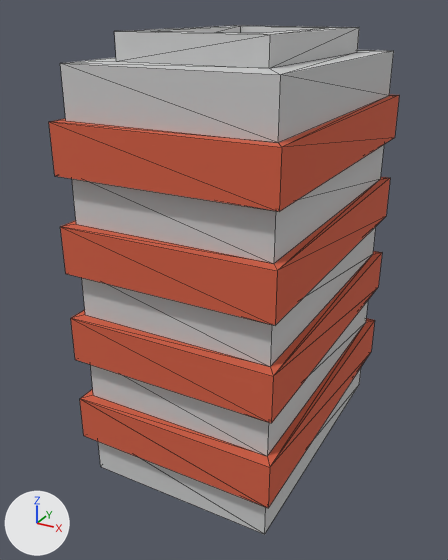
Before and after pictures for a commit that changed the glTF model models/building_strips_red.glb.
Both versions are drawn from a 50 mm camera at (9.44, -18.74, 15.49) aimed at (-0.47, -0.73, 6.48). The lights are fixed; the arrows at lower left show +X, +Y and +Z. Mesh edges are drawn as thin lines. Vertices at the same position are counted once.

The older version as bpy lines, for what is in view:
```python
me_cube_013 = bpy.data.meshes.new('Cube.013')
me_cube_013.from_pydata(...)  # 88 vertices, 170 faces; spans x -3.61..3.61, y -5.36..5.36, z -0.01..14.86
me_cube_013.materials.append(mat_material_001)  # picture img_8x8
ob_cube_001 = bpy.data.objects.new('Cube.001', me_cube_013)
ob_cube_001.location = (0.0, 0.0, 0.0)
```
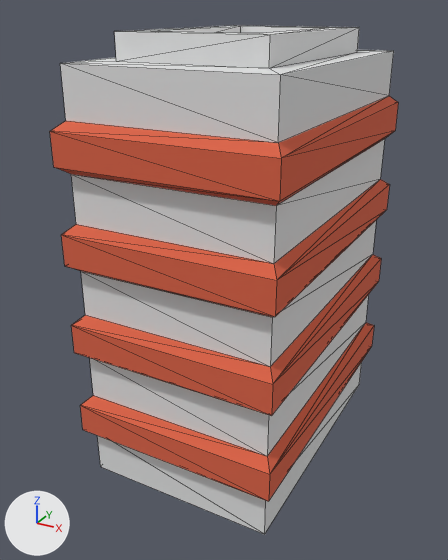
Changed parts and their boxes (x1, y1, x2, y2) in the pictures (448 x 560 px; the box of a moved part takes in the faces that stretch with it):
'Cube.001', reshaped, surface changed: before (49, 25, 399, 534); after (50, 25, 398, 534)
part 1 of me_cube_013, moved or reshaped: before (55, 121, 266, 455); after (51, 121, 273, 456)
part 2 of me_cube_013, moved or reshaped (not visible afterwards): before (51, 118, 93, 399)
part 3 of me_cube_013, moved or reshaped: before (54, 97, 386, 467); after (52, 97, 386, 474)
part 4 of me_cube_013, moved or reshaped: before (274, 95, 398, 461); after (271, 96, 398, 472)
part 5 of me_cube_013, moved or reshaped: before (49, 122, 282, 508); after (50, 131, 281, 501)
part 6 of me_cube_013, moved or reshaped: before (268, 95, 399, 508); after (269, 103, 398, 500)
part 7 of me_cube_013, surface changed: (60, 25, 394, 534) in both

The change, as a list of edits to the scene's bpy script:
```text
Change me_cube_013:
    where me_cube_013.from_pydata(...)  # 88 vertices, 170 faces; spans x -3.61..3.61, y -5.36..5.36, z -0.01..14.86
    used by ob_cube_001; location = (0.0, 0.0, 0.0)
    me_cube_013 part 1: 4 of the vertices in x -3.61, y -5.36, z 3.12..12.5 are moved by (0.0, 0.0, -0.26)
    me_cube_013 part 2: 4 of the vertices in x -3.61, y 5.36, z 3.12..12.5 are moved by (0.0, 0.0, -0.26)
    me_cube_013 part 3: 4 of the vertices in x 3.61, y -5.36, z 3.12..12.5 are moved by (0.0, 0.0, -0.26)
    me_cube_013 part 4: 4 of the vertices in x 3.61, y 5.36, z 3.12..12.5 are moved by (0.0, 0.0, -0.26)
    me_cube_013 part 5: 4 of the vertices in x 3.61, y -5.36, z 1.55..10.94 are moved by (0.0, 0.0, 0.26)
    me_cube_013 part 6: 4 of the vertices in x 3.61, y 5.36, z 1.55..10.94 are moved by (0.0, 0.0, 0.26)
    me_cube_013 part 7: texture (UV) coordinates of 170 of 170 faces, centred in x -3.61..3.61, y -5.36..5.36, z 0.51..14.86, changed; they spanned u 0.19..0.31, v 0.7..0.94 and now span u 0.18..0.19, v 0.69..0.94
```
